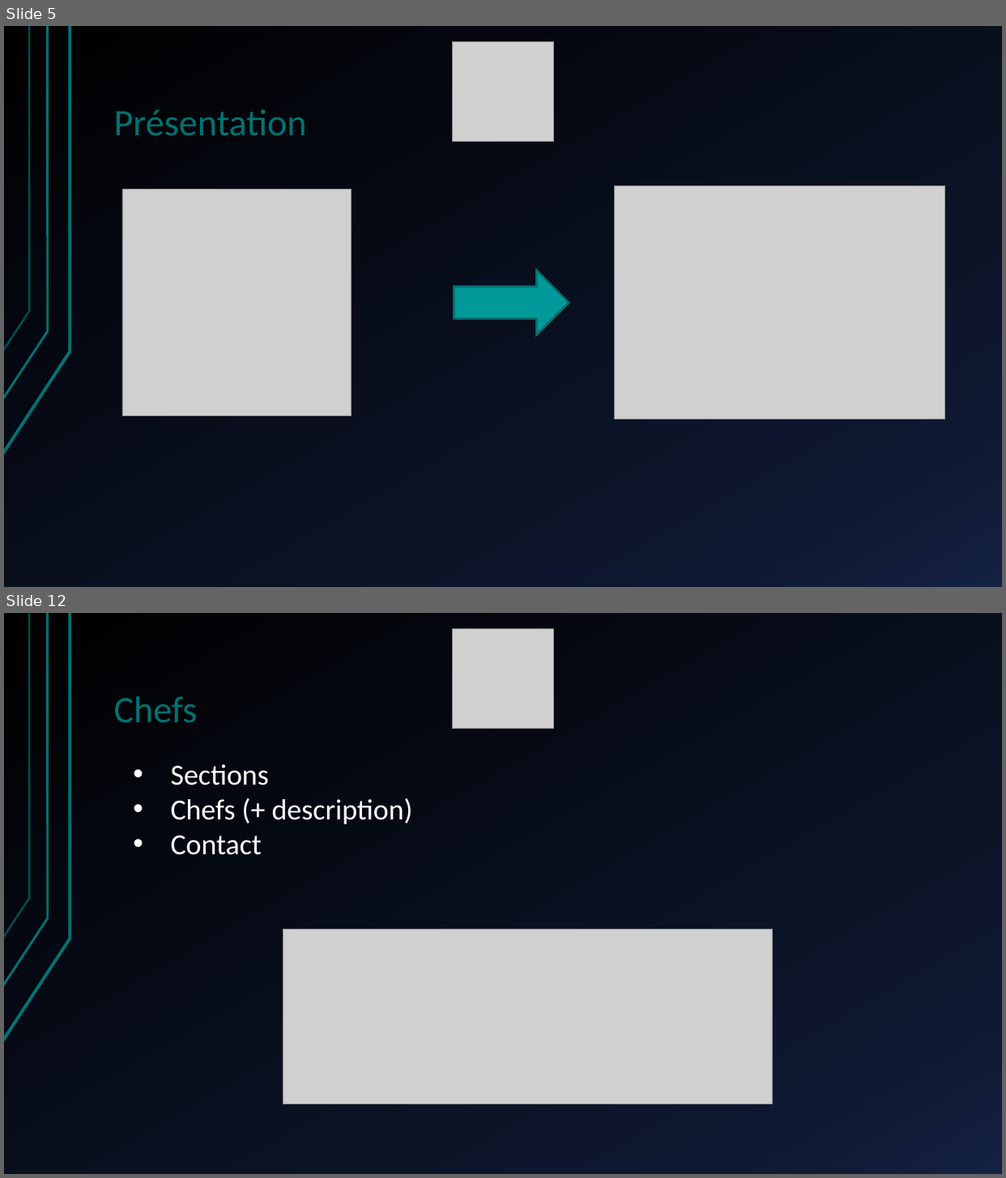
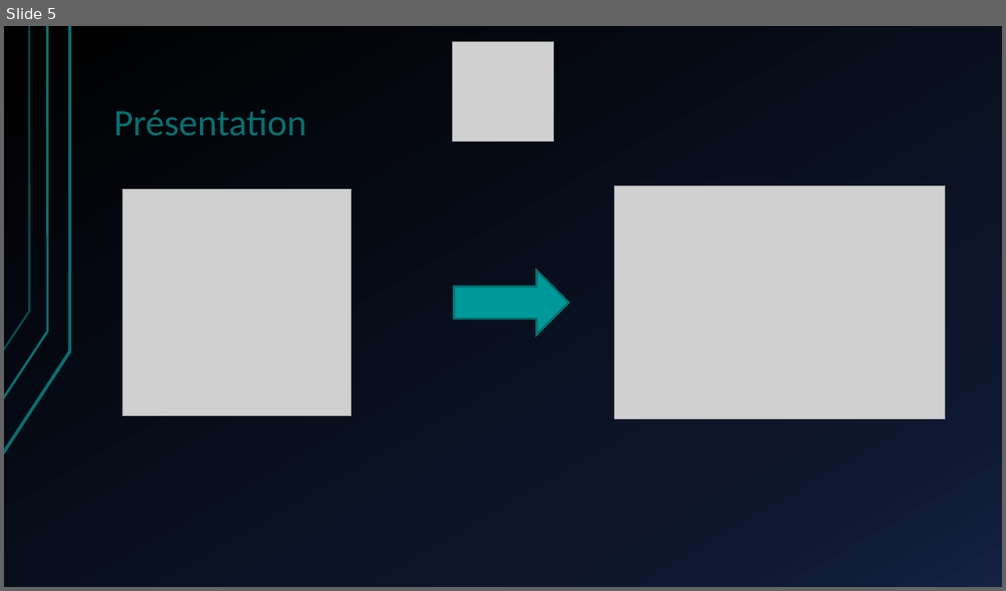
Before and after one commit to AymericPonjee/TFE-10DS, a slide deck: Rapport/PrésentationJuinTFE .pptx. Shown one above the other, each under a label of ours: slides 5 and 12 before the commit, slide 5 after it; the slides between them are not shown. The pictures are 1006x1178 and 1006x591 pixels, drawn with LibreOffice and Linux fonts; fonts in the diff are those of the drawing; grey boxes stand for pictures. Boxes give left, top, right and bottom in pixels: in the first picture for what was removed or moved away, otherwise in the second. Text is boxed around its words. In the diff, an @@ line names an element or a change of style, - is before the commit and + after.

```diff
--- a/Rapport/PrésentationJuinTFE .pptx
+++ b/Rapport/PrésentationJuinTFE .pptx
@@ slide 12 removed at (4, 613, 1002, 1174), background gradient #000000 to #0F1931 to #142242; not listed: 3 template elements that a slide beside it also shows @@
@@ picture removed at (453, 628, 552, 729) @@
@@ title removed at (114, 696, 198, 722) @@
-Chefs
@@ text removed at (171, 764, 413, 855) @@
-• Sections
-• Chefs (+ description)
-• Contact
@@ picture removed at (283, 929, 773, 1104) @@
```
Also in this commit, not shown: 4 slides changed, 1 slide added, 5 other slides removed, 28 other files.
